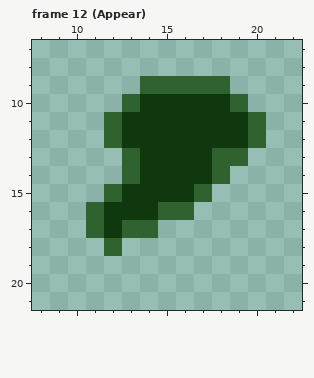
Pixel-art file -- Assets/Sprites/Player/PlayerShadowAppear.aseprite. The picture above was drawn from the file before the commit.
32x32 pixels, 15 frames. Shown: frame 12 (Appear): x 8..22, y 7..21.
Once edited:
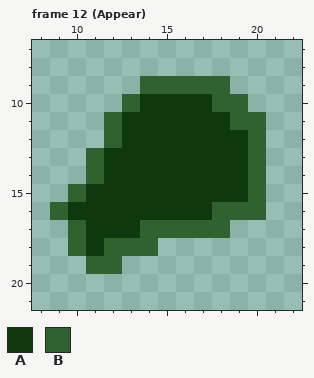
Palette (. is transparent): A #0f380f  B #306230
Author's note on the commit: Particle & Player Animation Tweaks
Change:
Frame 12 (Appear):
y 10: x 18 A -> B
y 11: x 19 A -> B
y 13: x 11..13 ..B -> BAA; x 18..20 BB. -> AAB
y 14: x 11..13 ..B -> BAA; x 18..20 B.. -> AAB
y 15: x 10..12 ..B -> BAA; x 17..20 B... -> AAAB
y 16: x 9..11 ..B -> BAA; x 15..20 BB.... -> AAABBB
y 17: x 10..11 .B -> BA; x 13 B -> A; x 15..18 .... -> BBBB
y 18: x 10..11 .. -> BA; x 13..14 .. -> BB
y 19: x 11..12 .. -> BB
